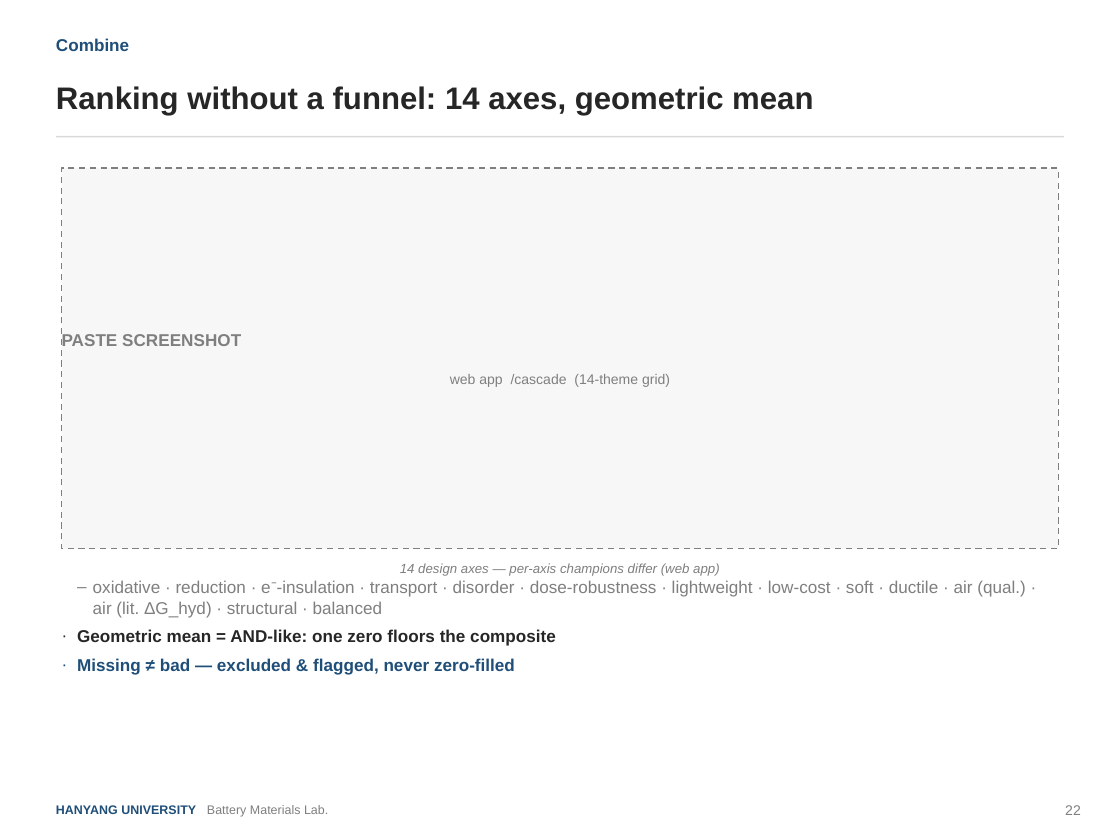
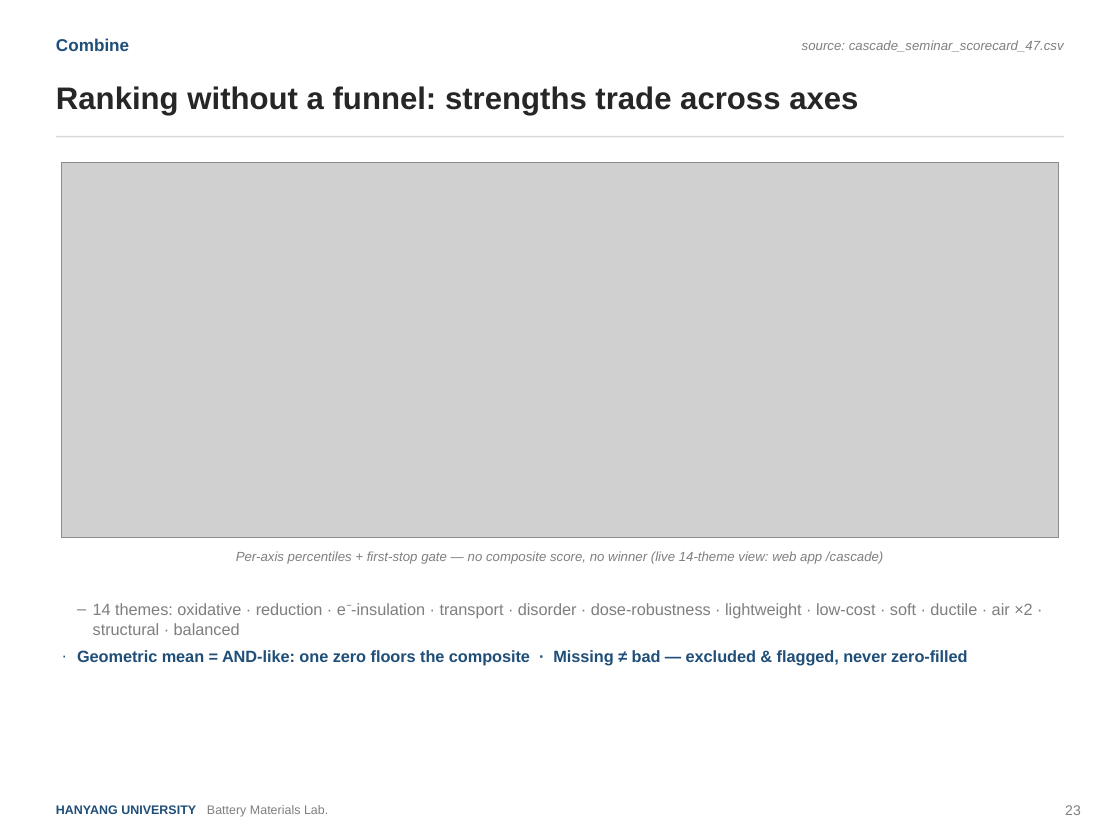
Before and after one commit to yonghoon7153-source/Yonghoon-DEM-DFT, a slide deck: slide 23 of kb/seminars/Research_Seminar_2026_08_v3.pptx (slide 22 before the commit). Drawn at 1120x840 pixels with LibreOffice and Linux fonts; fonts in the diff are those of the drawing; grey boxes stand for pictures. Boxes give left, top, right and bottom in pixels: in the first picture for what was removed or moved away, otherwise in the second. Text is boxed around its words. In the diff, an @@ line names an element or a change of style, - is before the commit and + after.

```diff
--- a/kb/seminars/Research_Seminar_2026_08_v3.pptx
+++ b/kb/seminars/Research_Seminar_2026_08_v3.pptx
@@ text added at (802,40,1064,52), 8.5 pt, text #7F7F7F, italic @@
+source: cascade_seminar_scorecard_47.csv
@@ text at (56,86,858,116): text changed @@
-Ranking without a funnel: 14 axes, geometric mean
+Ranking without a funnel: strengths trade across axes
@@ rectangle removed at (62,168,1058,549) @@
@@ picture added at (62,162,1058,538) @@
@@ text removed at (62,334,670,387) @@
-PASTE SCREENSHOT
-web app /cascade (14-theme grid)
@@ text at (236,551,883,564): text changed @@
-14 design axes — per-axis champions differ (web app)
+Per-axis percentiles + first-stop gate — no composite score, no winner (live 14-theme view: web app /cascade)
@@ text at (77,603,1033,666): text changed; size 11 to 10.5 pt @@
-  – oxidative · reduction · e⁻-insulation · transport · disorder · dose-robustness · lightweight · low-cost · soft · ductile · air (qual.) · air (lit. ΔG_hyd) · structural · balanced
-· Geometric mean = AND-like: one zero floors the composite
-· Missing ≠ bad — excluded & flagged, never zero-filled
+  – 14 themes: oxidative · reduction · e⁻-insulation · transport · disorder · dose-robustness · lightweight · low-cost · soft · ductile · air ×2 · structural · balanced
+· Geometric mean = AND-like: one zero floors the composite · Missing ≠ bad — excluded & flagged, never zero-filled
```
Also in this commit, not shown: 25 other slides changed, 2 slides added, 21 other files.
